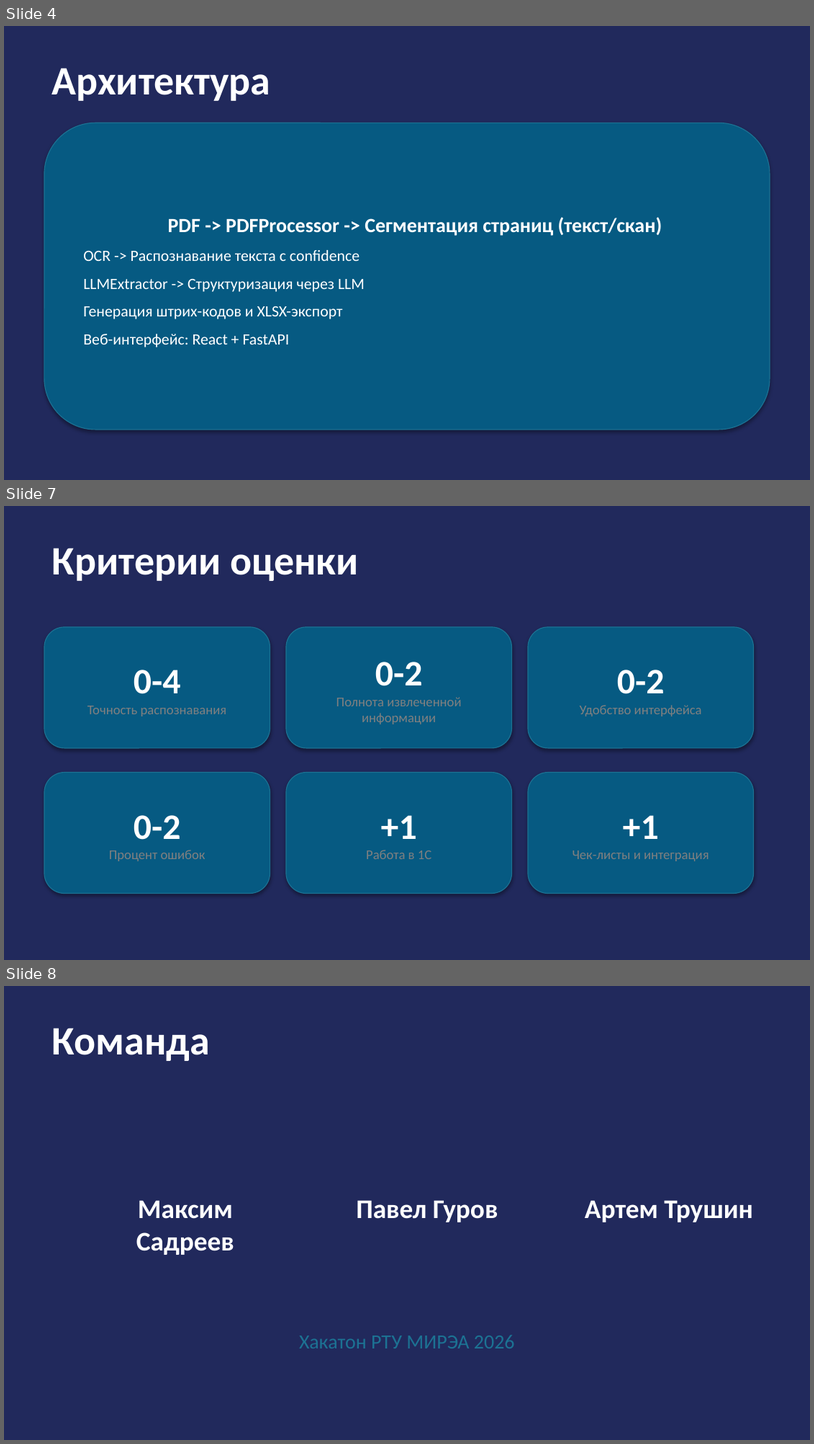
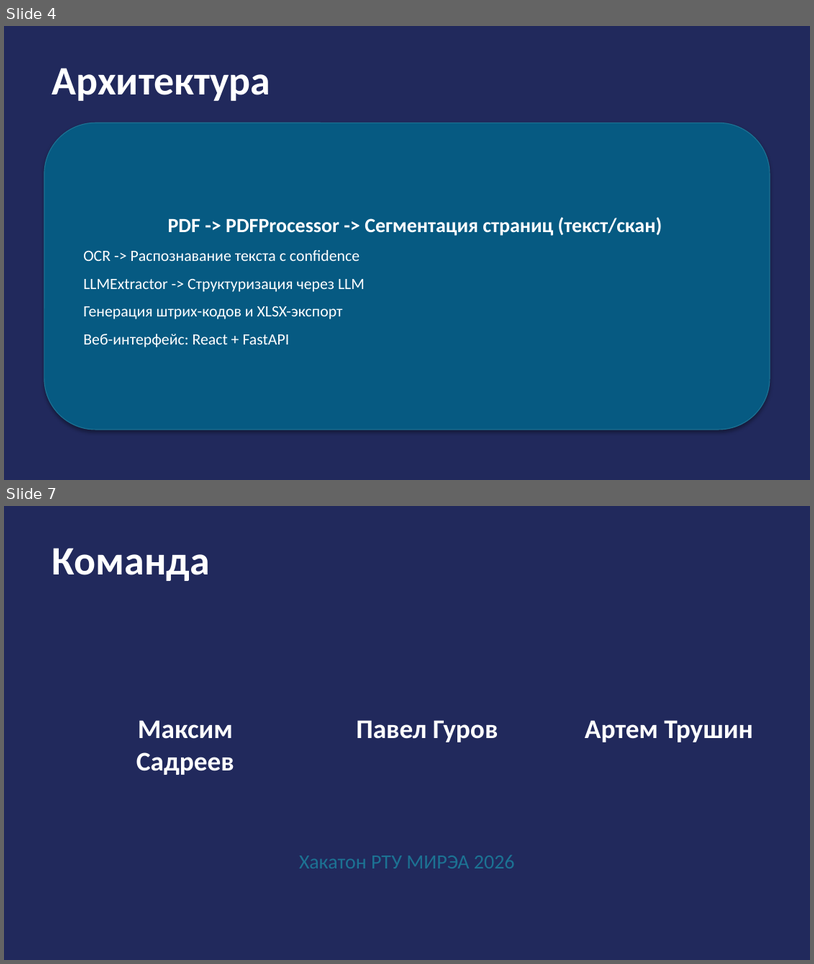
Before and after one commit to arttr1/gazprom_hachathon, a slide deck: presentation.pptx. Shown one above the other, each under a label of ours: slides 4, 7 and 8 before the commit, slides 4 and 7 after it; the slides between them are not shown. The pictures are 814x1444 and 814x964 pixels, drawn with LibreOffice and Linux fonts; fonts in the diff are those of the drawing. Boxes give left, top, right and bottom in pixels: in the first picture for what was removed or moved away, otherwise in the second. Text is boxed around its words. In the diff, an @@ line names an element or a change of style, - is before the commit and + after.

```diff
--- a/presentation.pptx
+++ b/presentation.pptx
@@ slide 7 removed at (4, 506, 810, 960), background #FFFFFF @@
@@ rectangle removed at (4, 506, 810, 959) @@
@@ text removed at (52, 548, 359, 581) @@
-Критерии оценки
@@ rounded rectangle removed at (44, 627, 270, 748) @@
-0-4
-Точность распознавания
@@ rounded rectangle removed at (286, 627, 512, 748) @@
-0-2
-Полнота извлеченной информации
@@ rounded rectangle removed at (528, 627, 754, 748) @@
-0-2
-Удобство интерфейса
@@ rounded rectangle removed at (44, 772, 270, 893) @@
-0-2
-Процент ошибок
@@ rounded rectangle removed at (286, 772, 512, 893) @@
-+1
-Работа в 1С
@@ rounded rectangle removed at (528, 772, 754, 893) @@
-+1
-Чек-листы и интеграция
@@ what was slide 8 is now slide 7 @@
```
Also in this commit, not shown: 2 slides changed, 7 other files.
